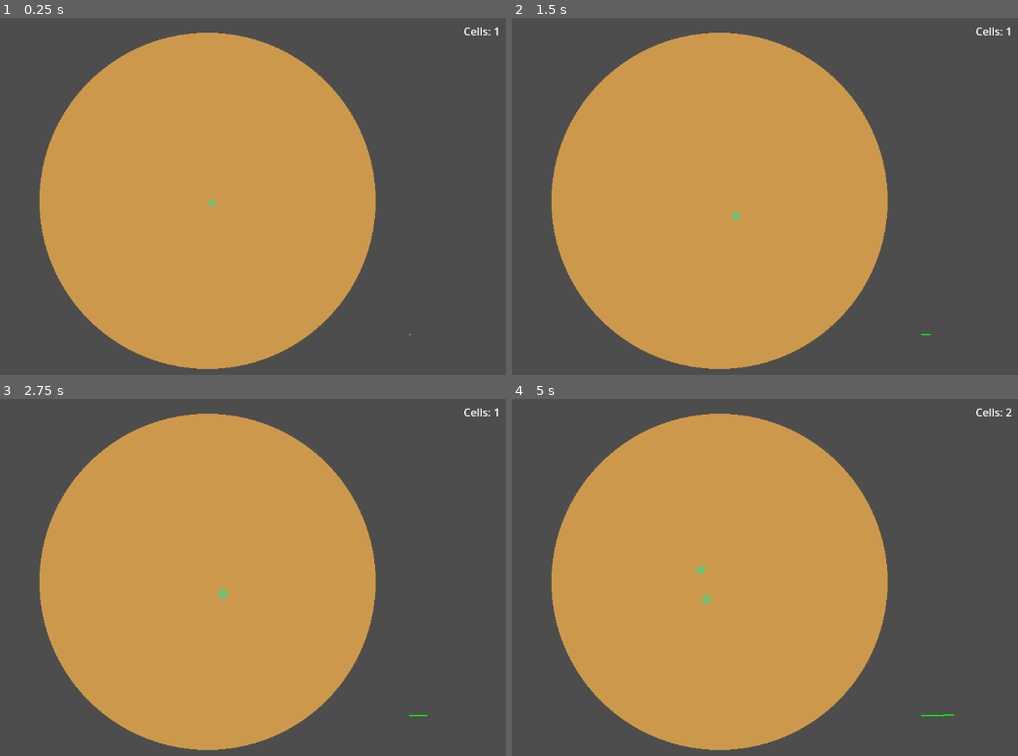
Above: before the commit, frames 1-4 (two rows, left to right).
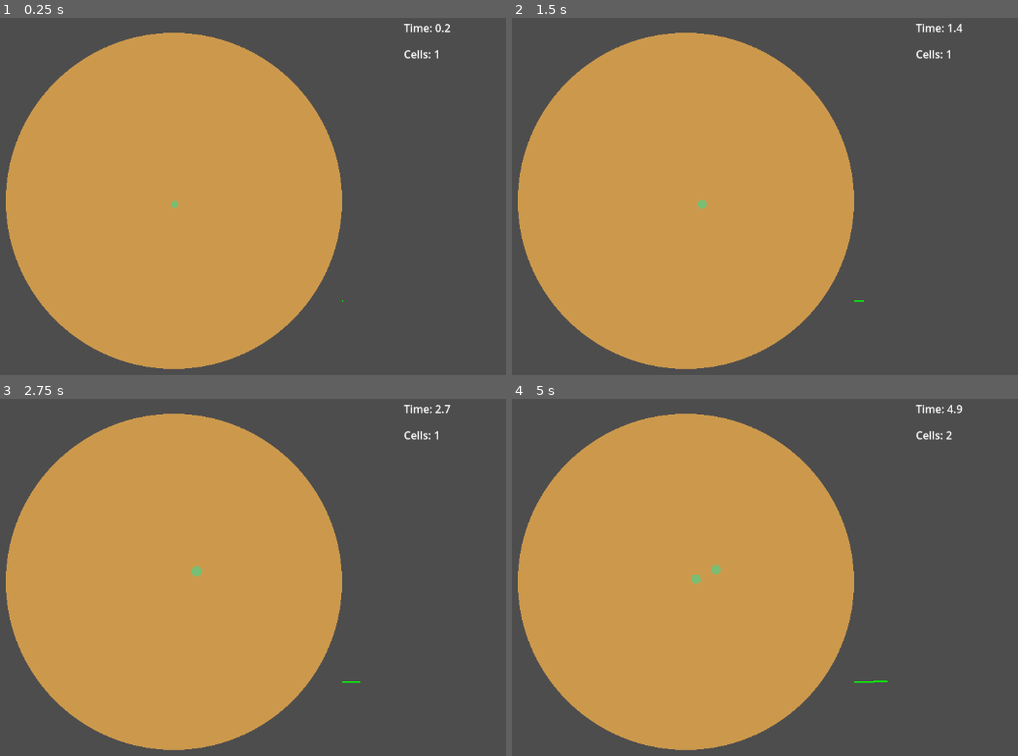
Above: after the commit, the same moments.

Repository: MathCool974/cells-godot
Game: Godot game, scene res://main.tscn
Same seed, same stepped clock (60 frames per second), same inputs: the game is played once before the commit and once after it.
Inputs:
- Up to frame 1 (0.25 s): no input
- Up to frame 2 (1.5 s): tap Enter at 0.5 s
- Up to frame 3 (2.75 s): tap Space at 2 s
- Up to frame 4 (5 s): tap Enter at 2.75 s; tap Space at 3.5 s

The runs differ from the first frame. In frame 1, 13% of the frame differs, in the area x 1-99%, y 1-99%; in frame 2, 13%; in frame 3, 13%; in frame 4, 13%.

Commit message:
Cleaning up the project
cleaning up the code and adding more control variables and scene intial state

Diff:
--- a/cell.gd
+++ b/cell.gd
@@ -1,48 +1,71 @@
 extends CharacterBody2D
 
+# In editor cell parameters
 @export var initial_radius: float = 5.0  # Starting radius of the cell
 @export var growth_rate: float = 1.0  # Rate at which the cell grows per second
-@export var max_size: float = 15.0  # Maximum size before division
+@export var max_size: float = 8.0  # Maximum size before division
 @export var cell_color: Color = Color(0.2, 0.8, 0.2)  # Cell color (green, for example)
 @export var velocity_damping_factor: float = .1 # Dampin velocity so that cells don't fly off@
 @export var move_speed: float = 10 # Velocity of cell movement
+@export var average_lifetime: float = 10.0  # λ: Average time before death (in seconds)
+# The dish parameters
 @export var dish_size: float = 300
-@export var average_lifetime: float = 10.0  # λ: Average time before death (in seconds)
+# Reference to the shape and collision shape of the cell
+@export var cell_polygon: Polygon2D
+@export var cell_collision: CollisionShape2D
+# Timer for cell death (suivra une loi de durée de vie sans vieillissement (ou loi exponentielle))
+@export var death_timer: Timer
 
-@onready var death_timer = Timer.new()
+# Reference to the cell scene (for the divide function)
+var cell_scene: PackedScene
+# Dynamic radius parameter for the cell
+var cell_radius: float
 
-var cell_scene: PackedScene
-var cell_radius: float
-var cell_polygon: Polygon2D
-var cell_collision: CollisionShape2D
+####################################################################################################
 
 func _ready():
-	add_to_group("cells")
+	add_to_group("cells") # Adding the cell to the "cells" group (for counting purposes)
+	# Initializing the cell shape and collision shape
 	cell_radius = initial_radius  # Start with the initial radius
-
-	# Create and set up the collision shape
-	cell_collision = CollisionShape2D.new()
+	# Setup the collision shape
 	var circle_shape = CircleShape2D.new()
 	circle_shape.radius = cell_radius
 	cell_collision.shape = circle_shape
-	add_child(cell_collision)
-
-	# Create the visual representation using Polygon2D
-	cell_polygon = Polygon2D.new()
+	# Setup the visual representation
 	var points = []
 	for i in range(360): # Define a simple circle for the polygon (using many small points)
 		var angle = deg_to_rad(i)
 		var point = Vector2(cos(angle) * cell_radius, sin(angle) * cell_radius)
 		points.append(point)
-
-	cell_polygon.polygon = points
+	cell_polygon.polygon = points # Assigning the points of the circle
 	cell_polygon.color = cell_color  # Set the color
-	add_child(cell_polygon)
-
-	add_child(death_timer)
+	# Setup the the timer
 	set_lifetime()
 
-func set_lifetime():
+func _process(delta):
+	# Cell growth
+	if cell_radius > max_size: # If max size then divide
+		divide_cell()
+	else: # Else we can grow the cell
+		if growth_rate > 0:
+			cell_radius += randf() * growth_rate * delta  # Increase the radius over time
+			update_cell_polygon()  # Update the polygon to match the new radius
+
+	# Adding a random velocity (Brownian motion sim)
+	velocity += Vector2(1-2*randf(), 1-2*randf()).normalized() * randf()*move_speed
+	# Damping the velocity
+	velocity *= 1 - velocity_damping_factor
+	# Make the cells stay in the dish
+	if position.length() > dish_size:
+		position = position.normalized() * dish_size
+		velocity = -.9*(velocity.length()) * position.normalized()
+
+	# We make sure they don't clip
+	move_and_slide()
+
+####################################################################################################
+
+func set_lifetime(): # I have to rechck the math on that
 	var lifetime = -log(randf()) * average_lifetime  # Exponential distribution
 	death_timer.wait_time = lifetime
 	death_timer.one_shot = true
@@ -51,29 +74,6 @@
 
 func _on_death_timer_timeout():
 	queue_free()  # Remove the cell on timeout
-
-func _process(delta):
-	# Grow the cell over time
-	if cell_radius < max_size:
-		cell_radius += randf() * growth_rate * delta  # Increase the radius over time
-		update_cell_polygon()  # Update the polygon to match the new radius
-
-	# Check if hte cell has reached max size and divide it if so
-	if cell_radius > max_size:
-		divide_cell()
-
-	# adding a random velocity
-	velocity += Vector2(1-2*randf(), 1-2*randf()).normalized() * move_speed
-	# velocity damping
-	velocity *= 1 - velocity_damping_factor
-
-	# make the cells stay in the dish
-	if position.length() > dish_size:
-		position = position.normalized() * dish_size
-		velocity = -.9*(velocity.length()) * position.normalized()
-
-	# We make sure they don't clip
-	move_and_slide()
 
 func update_cell_polygon():
 	# Update the visual representation of the cell
@@ -88,9 +88,9 @@
 func divide_cell():
 	cell_scene = load("res://cell.tscn")
 	# Check if loading was successful
-	if cell_scene == null:
+	if cell_scene == null: # For debuging
 		print("Error: Could not load the cell scene.")
-	else:
+	else: # Two new cells and deletion of the original one (to change for performance gain ?)
 		# Create the new cells
 		var new_cell1 = cell_scene.instantiate()
 		var new_cell2 = cell_scene.instantiate()
@@ -105,9 +105,5 @@
 
 		# Remove the original cell after division
 		queue_free()
-
-
-
-
 	# Remove the original cell after division
 	queue_free()
--- a/cell.tscn
+++ b/cell.tscn
@@ -1,14 +1,25 @@
-[gd_scene load_steps=2 format=3 uid="uid://csab8wrvwv55w"]
+[gd_scene load_steps=3 format=3 uid="uid://csab8wrvwv55w"]
 
 [ext_resource type="Script" path="res://cell.gd" id="1_x0ubs"]
 
-[node name="Cell" type="CharacterBody2D"]
+[sub_resource type="CircleShape2D" id="CircleShape2D_i4ayj"]
+
+[node name="Cell" type="CharacterBody2D" node_paths=PackedStringArray("cell_polygon", "cell_collision", "death_timer")]
 script = ExtResource("1_x0ubs")
 growth_rate = 2.0
-max_size = 8.0
 cell_color = Color(0.474621, 0.74894, 0.455359, 1)
 velocity_damping_factor = 0.07
 move_speed = 15.0
+average_lifetime = 15.0
 dish_size = 240.0
+cell_polygon = NodePath("Polygon2D")
+cell_collision = NodePath("CollisionShape2D")
+death_timer = NodePath("Timer")
 
-[node name="Camera2D" type="Camera2D" parent="."]
+[node name="CollisionShape2D" type="CollisionShape2D" parent="."]
+shape = SubResource("CircleShape2D_i4ayj")
+
+[node name="Polygon2D" type="Polygon2D" parent="."]
+polygon = PackedVector2Array(0, 10, 6, 8, 9, 4, 10, 0, 9, -4, 6, -8, 0, -10, -6, -8, -9, -4, -10, 0, -9, 4, -6, 8)
+
+[node name="Timer" type="Timer" parent="."]
--- a/main.gd
+++ b/main.gd
@@ -1,68 +1,60 @@
 extends Node2D
 
 # Export the variable to make it editable in the editor
-@export var petri_dish_size: float = 500  # Width and height of the dish
+@export var petri_dish_size: float = 250  # Width and height of the dish
+@export var petri_dish_color: Color = Color(0.8, 0.6, 0.3)  # Example color (golden)
 @export var cell_scene: PackedScene  # Reference to `cell.tscn`
-
-var petri_dish_polygon: Polygon2D
+@export var petri_dish_polygon: Polygon2D # Reference to the polygon
+@export var plot_time_interval: float = .1 # Add points every .1 second
+@export var line_chart_width: float = 2 # width for the plot line
+@export var line_chart_color: Color = Color(0.0, 1.0, 0.0)
+@export var line_chart_step_size: float = 10 # Set between each plot point (on x-axis)
+@export var point_number_memory: int = 3600 # 1min of 60fps, is that too much ?
+# Setting up for charting
+@onready var time_elapsed_label = $TimeLabel
+@onready var cell_count_label = $CountLabel # Optional label to show the number of cells
+@onready var line_chart = $Line2D  # Reference to the Line2D node
+# Dynamic variables
 var time_elapsed: float = 0
 var next_plot_time: float = 0
-
-@onready var line_chart = $Line2D  # Reference to the Line2D node
-@onready var label = $Label  # Optional label to show the number of cells
-
 var data_points = []  # List to store the time and cell count data
 
 func _ready():
-
-	line_chart.width = 2  # Set the line width
-	line_chart.default_color = Color(0.0, 1.0, 0.0)  # Green color for the line
-
-
-	# Create the Polygon2D node
-	petri_dish_polygon = Polygon2D.new()
-	var radius = petri_dish_size / 2  # Assuming a circular Petri dish
+	# Settting up the chart
+	line_chart.width = line_chart_width
+	line_chart.default_color = line_chart_color
+	# Setting up the polygon shape
+	var radius = petri_dish_size  # Assuming a circular Petri dish
 	var points = []
-	# Creating the points of the polygon
-	for i in range(360):
+	for i in range(360): # Creating the points of the polygon
 		var angle = deg_to_rad(i)
 		var point = Vector2(cos(angle) * radius, sin(angle) * radius)
 		points.append(point)
-	# Assign points to the polygon
 	petri_dish_polygon.polygon = points
 	# Set the color of the polygon (change to any color you like)
-	petri_dish_polygon.color = Color(0.8, 0.6, 0.3)  # Example color (golden)
-	# Add the Polygon2D node to the scene
-	add_child(petri_dish_polygon)
-
-	# Initializing the plot
-
-	if cell_scene:
-		var new_cell = cell_scene.instantiate()  # Instantiate the cell scene
-		new_cell.position = Vector2(0, 0)  # Place it at a visible position
-		add_child(new_cell)  # Add it to the scene
-		print("✅ New cell instantiated at:", new_cell.position)  # Debugging
-	else:
-		print("❌ ERROR: cell_scene is not assigned!")  # Debugging
+	petri_dish_polygon.color = petri_dish_color
 
 func _process(delta):
-	time_elapsed += delta
+	time_elapsed += delta # Counting the simulation time
+	# Counting the cells
 	var cell_count = get_tree().get_nodes_in_group("cells").size()
 	# Update label
-	label.text = "Cell Count: " + str(cell_count)
-	# Adding point to the graph
+	cell_count_label.text = "Cell Count: " + str(cell_count)
+	# Adding the new data point
+	if time_elapsed > next_plot_time: # We add the points everyonce in a while to prevent overload
+		data_points.append(Vector2(time_elapsed*line_chart_step_size, -cell_count))
+		next_plot_time += plot_time_interval
 
-	# Add the current time and cell count as a new data point
-	if time_elapsed > next_plot_time:
-		data_points.append(Vector2(time_elapsed*10, -cell_count))
-		next_plot_time += .1
-
-	# Keep only the last 100 points to prevent memory issues
-	if data_points.size() > 500:
+	# Keep only the last points (up to limit) to prevent memory issues
+	if data_points.size() > point_number_memory:
 		data_points.pop_front()
 
+	# Update the time label
+	time_elapsed_label.text = "Time: " + remove_trailing_zeros(str(float(int(time_elapsed*10))/10))
+	# Update the label to show the current number of cells
+	cell_count_label.text = "Cells: " + str(cell_count)
 	# Update the Line2D with the new data points
 	line_chart.points = data_points
 
-	# Optional: Update the label to show the current number of cells
-	label.text = "Cells: " + str(cell_count)
+func remove_trailing_zeros(s):
+	return s.rstrip("0").rstrip(".") if "." in s else s
--- a/main.tscn
+++ b/main.tscn
@@ -3,18 +3,32 @@
 [ext_resource type="Script" path="res://main.gd" id="1_twv5w"]
 [ext_resource type="PackedScene" uid="uid://csab8wrvwv55w" path="res://cell.tscn" id="2_l3l86"]
 
-[node name="Main" type="Node2D"]
+[node name="Main" type="Node2D" node_paths=PackedStringArray("petri_dish_polygon")]
 script = ExtResource("1_twv5w")
 cell_scene = ExtResource("2_l3l86")
+petri_dish_polygon = NodePath("Polygon2D")
+plot_time_interval = 0.02
 
 [node name="Camera2D" type="Camera2D" parent="."]
-offset = Vector2(250, 0)
+offset = Vector2(300, 0)
 
-[node name="Label" type="Label" parent="."]
-offset_left = 381.0
-offset_top = -264.0
-offset_right = 536.0
-offset_bottom = -233.0
+[node name="Polygon2D" type="Polygon2D" parent="."]
+color = Color(0.8, 0.6, 0.301961, 1)
+polygon = PackedVector2Array(-1, 249, 64, 242, 124, 218, 176, 178, 218, 124, 242, 67, 250, 1, 242, -65, 215, -125, 178, -176, 126, -216, 66, -240, -1, -250, -61, -242, -124, -217, -176, -177, -216, -125, -241, -65, -250, -1, -241, 64, -217, 127, -176, 178, -130, 214, -65, 242)
+
+[node name="TimeLabel" type="Label" parent="."]
+offset_left = 342.0
+offset_top = -269.0
+offset_right = 497.0
+offset_bottom = -238.0
+
+[node name="CountLabel" type="Label" parent="."]
+offset_left = 342.0
+offset_top = -230.0
+offset_right = 497.0
+offset_bottom = -199.0
 
 [node name="Line2D" type="Line2D" parent="."]
-position = Vector2(300, 200)
+position = Vector2(250, 150)
+
+[node name="Cell" parent="." instance=ExtResource("2_l3l86")]
